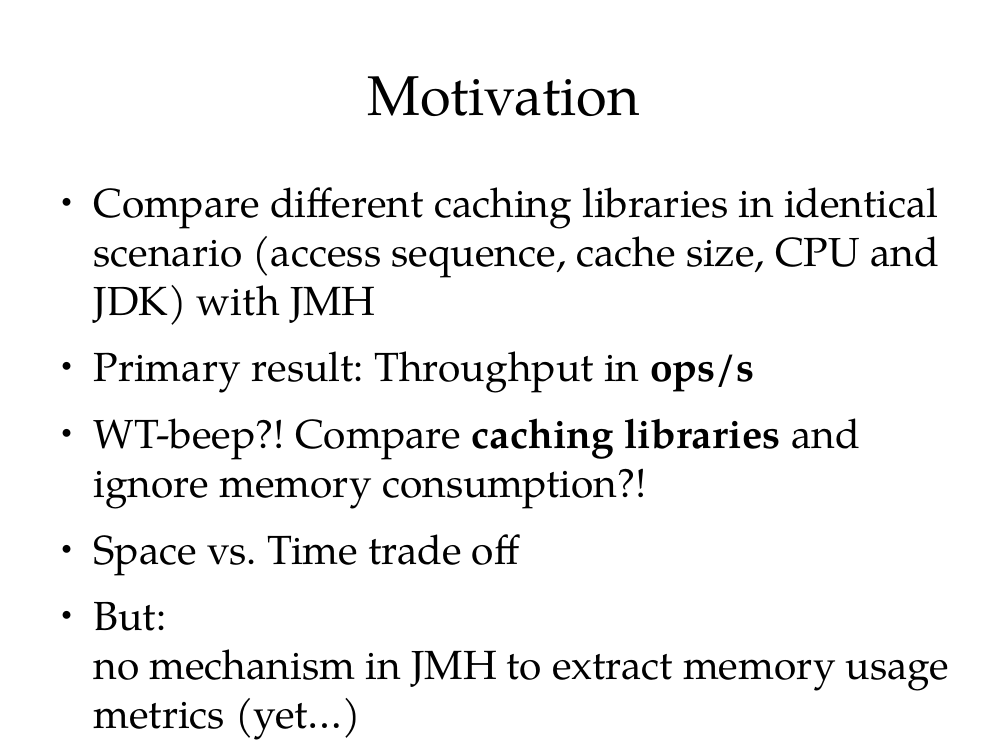
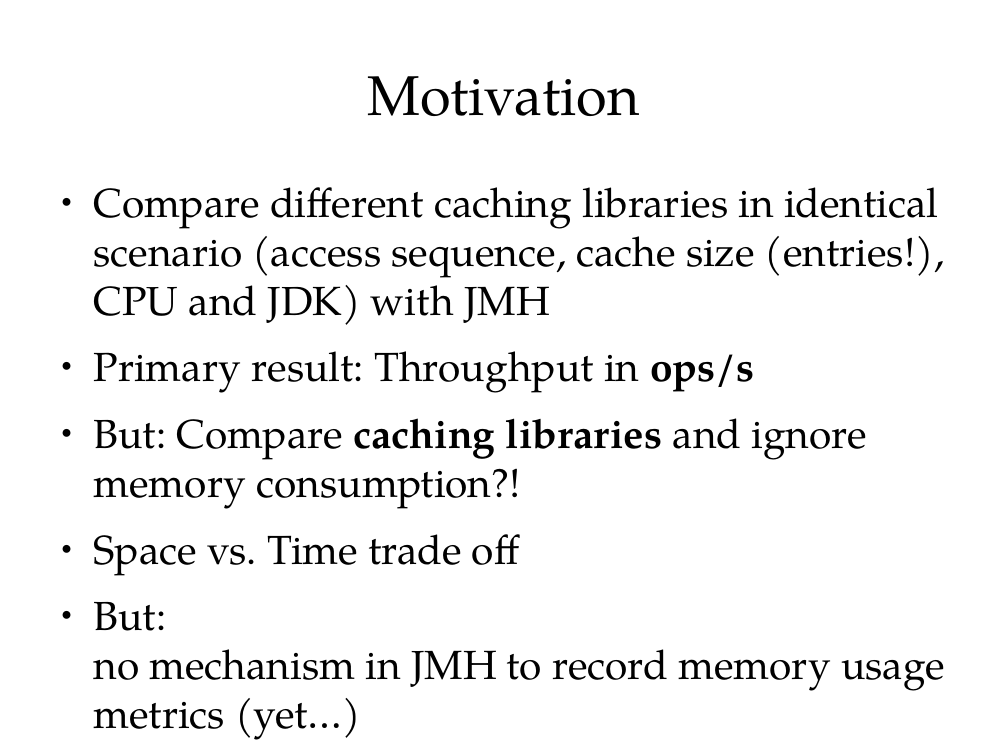
Before and after one commit to cruftex/talk-benchmark-memory, a slide deck: slide 4 of benchmark-memory-with-jmh.odp. Drawn at 1008x756 pixels with LibreOffice and Linux fonts; fonts in the diff are those of the drawing. Boxes give left, top, right and bottom in pixels: in the first picture for what was removed or moved away, otherwise in the second. Text is boxed around its words. In the diff, an @@ line names an element or a change of style, - is before the commit and + after.

```diff
--- a/benchmark-memory-with-jmh.odp
+++ b/benchmark-memory-with-jmh.odp
@@ text at (94, 187, 944, 325): text changed @@
-● Compare different caching libraries in identical scenario (access sequence, cache size, CPU and JDK) with JMH
+● Compare different caching libraries in identical scenario (access sequence, cache size (entries!), CPU and JDK) with JMH
@@ text at (94, 418, 868, 509): text changed @@
-● WT-beep?! Compare caching libraries and ignore memory consumption?!
+● But: Compare caching libraries and ignore memory consumption?!
@@ text at (94, 602, 944, 740): text changed @@
-● But:
-  no mechanism in JMH to extract memory usage metrics (yet…)
+● But:
+  no mechanism in JMH to record memory usage metrics (yet…)
```
Also in this commit, not shown: 9 other slides changed, 3 slides added, 1 other file.
